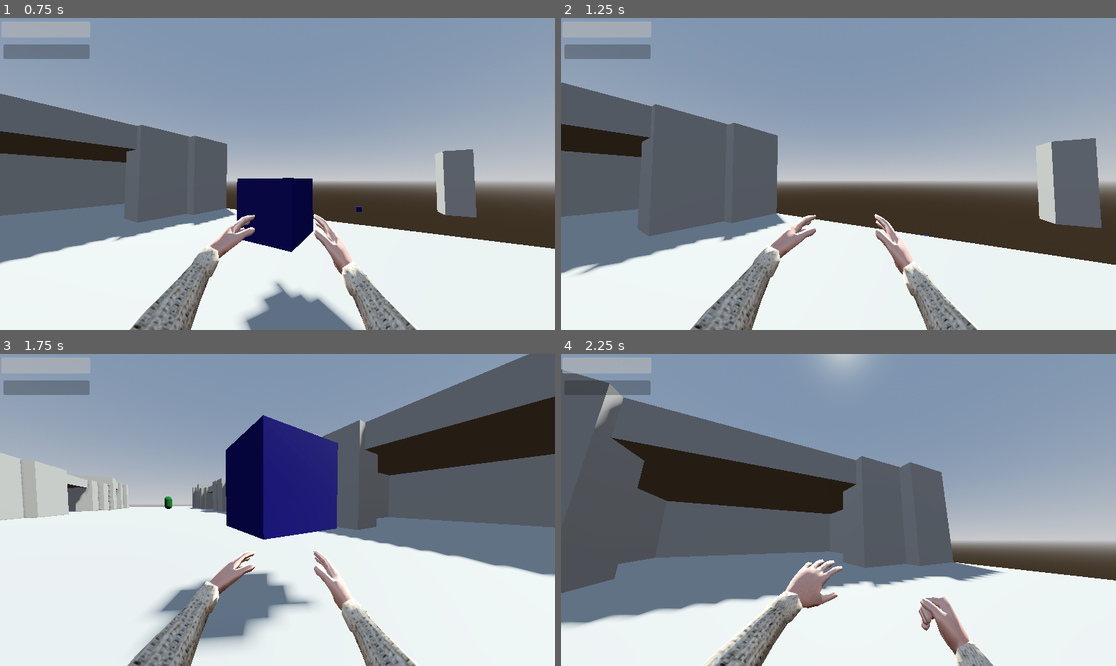
Above: before the commit, frames 1-4 (two rows, left to right).
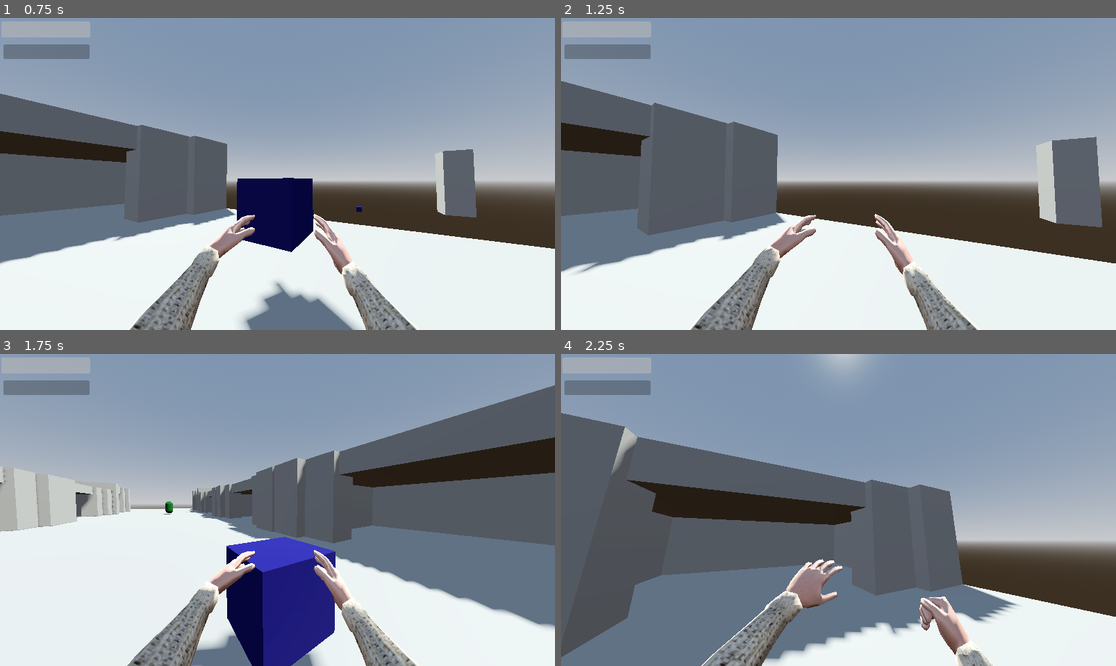
Above: after the commit, the same moments.

Repository: lungcollapser/record
Game: Godot game, scene res://scenes/world.tscn
Same seed, same stepped clock (60 frames per second), same inputs: the game is played once before the commit and once after it.
Inputs (mouse positions are in pixels of both pictures, inside the frame that each line leads up to):
- Up to frame 1 (0.75 s): tap Enter (ui_accept) at 0.5 s; move the mouse to (305, 174) at 0.52 s; hold W (forward) from 0.53 s (still down); tap T (dropreceptacle) at 0.6 s
- Up to frame 2 (1.25 s): keep holding W (forward); tap Enter (ui_accept) at 0.77 s; tap R (stow) at 0.8 s
- Up to frame 3 (1.75 s): keep holding W (forward); move the mouse to (249, 510) at 1.27 s; tap R (stow) at 1.35 s; tap Enter (ui_accept) at 1.52 s; tap T (dropreceptacle) at 1.55 s
- Up to frame 4 (2.25 s): keep holding W (forward); move the mouse to (849, 503) at 2.02 s; press the mouse at (849, 503) at 2.03 s

Frame 1 is identical in both runs. In frame 2, 1.2% of the frame differs, in the area x 0-100%, y 20-100%; in frame 3, 34%, in the area x 0-100%, y 0-100%; in frame 4, 31%.

Commit message:
i fucking fixed it no way

Diff:
--- a/scripts/human_recepticle.gd
+++ b/scripts/human_recepticle.gd
@@ -1,7 +1,7 @@
 extends RigidBody3D
 
 @onready var collision = $HumanReceptacleShape
-@onready var human_receptacle  = preload("res://scenes/human_receptacle.tscn").instantiate()
+@onready var human_receptacle  = preload("res://scenes/human_receptacle.tscn")
 var player_hold
 var player_pick_up
 var receptacle_amount = 1
@@ -16,18 +16,19 @@
 		body.queue_free()
 		BloodBar.value += 10
 
-func _physics_process(delta: float) -> void:
+func _physics_process(_delta: float) -> void:
 	var receptacle_collider = player_pick_up.get_collider()
 	if Input.is_action_just_pressed("dropreceptacle") and receptacle_amount == 1:
+		var human_receptacle_instance = human_receptacle.instantiate()
 		receptacle_amount -= 1
-		get_parent().add_child(human_receptacle)
-		human_receptacle.global_position = player_hold.global_position
+		get_parent().add_child(human_receptacle_instance)
+		human_receptacle_instance.global_position = player_hold.global_position
 
 
 	if Input.is_action_just_pressed("stow") and receptacle_collider != null and receptacle_collider.is_in_group("stow"):
 		receptacle_amount += 1
-
-		human_receptacle.visible = false
+		collision.disabled = true
+		visible = false
 	if Input.is_action_just_pressed("dropreceptacle"):
-
-		human_receptacle.visible = true
+		collision.disabled = true
+		visible = true
